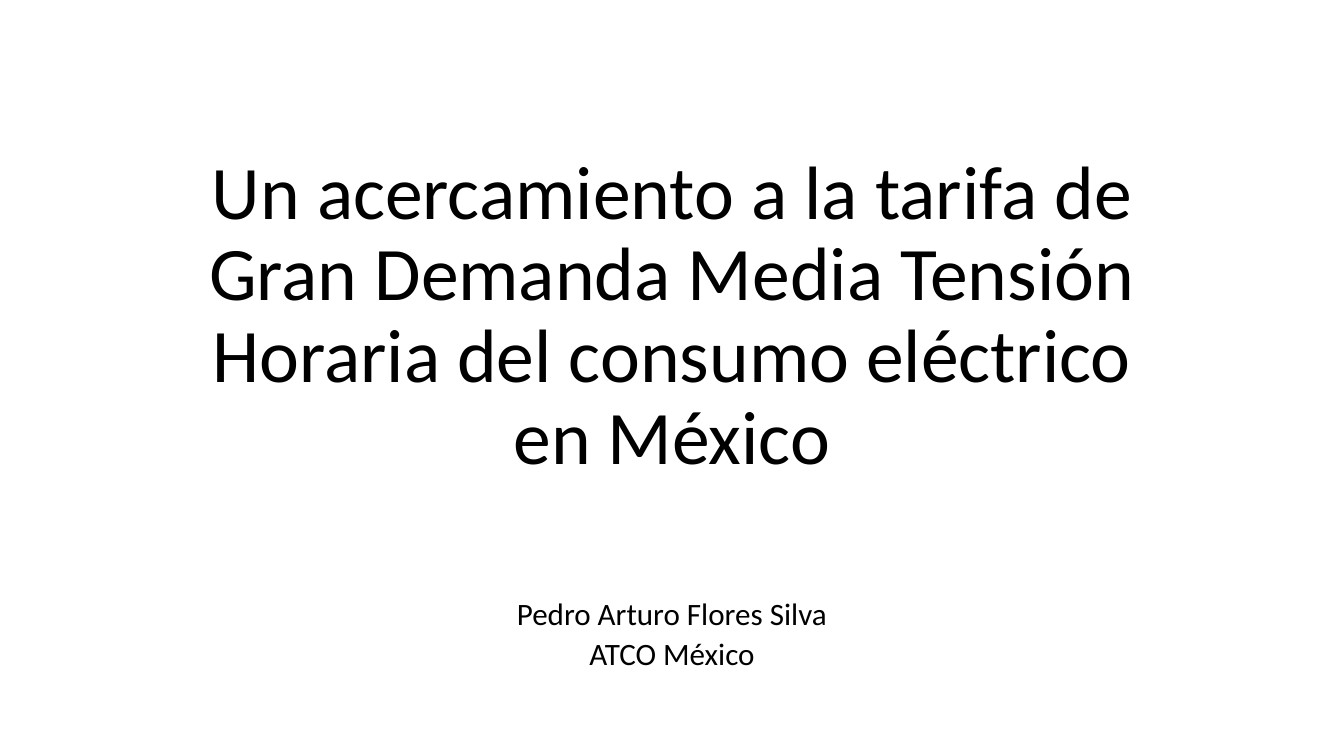
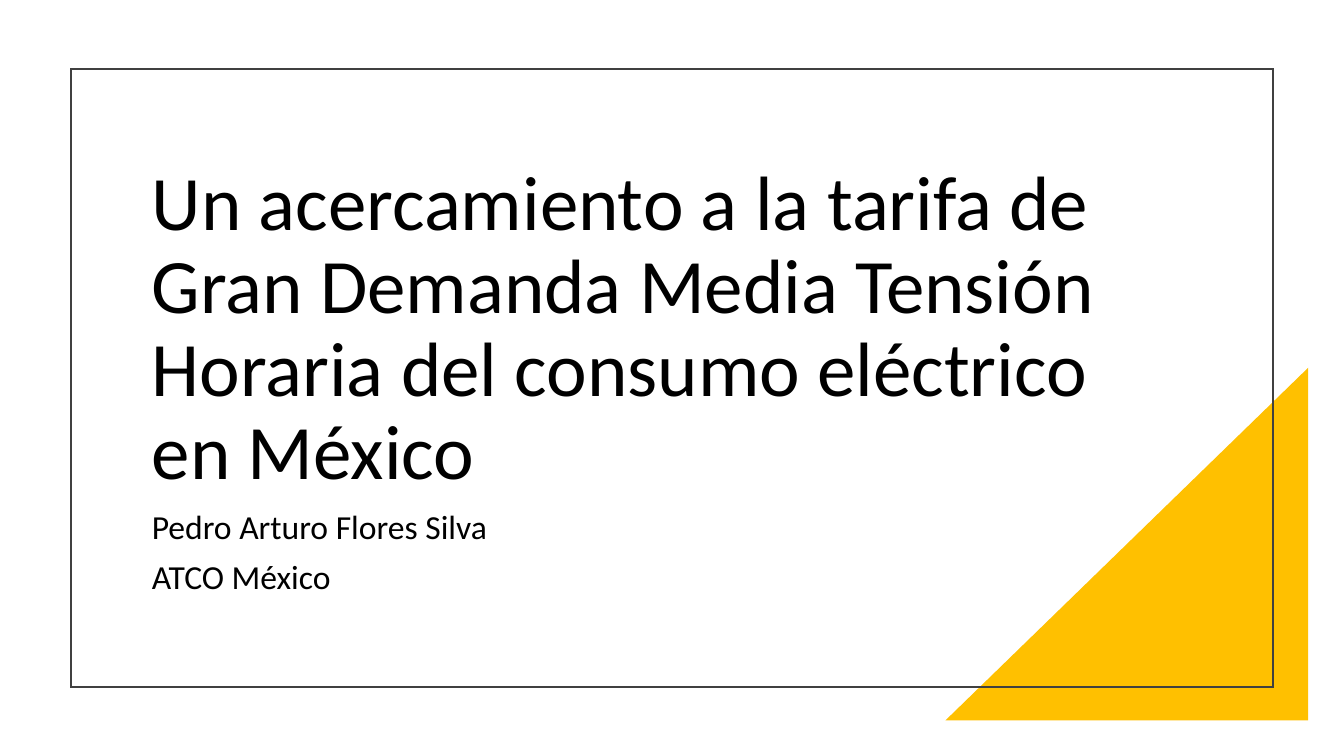
Before and after one commit to Pedri0/CFE_scraping_EDA, a slide deck: slide 1 of presentaciónEDA.pptx. Drawn at 1344x756 pixels with LibreOffice and Linux fonts; fonts in the diff are those of the drawing. Boxes give left, top, right and bottom in pixels: in the first picture for what was removed or moved away, otherwise in the second. Text is boxed around its words. In the diff, an @@ line names an element or a change of style, - is before the commit and + after.

```diff
--- a/presentaciónEDA.pptx
+++ b/presentaciónEDA.pptx
@@ rectangle added at bbox=[71, 69, 1273, 687], outline #404040 1.5 pt @@
@@ title "Un acercamiento a la tarifa ...": place and size @@
-title "Un acercamiento a la tarifa ..." at bbox=[209, 166, 1134, 465]
+title "Un acercamiento a la tarifa ..." at bbox=[152, 176, 1094, 480]
@@ title "Un acercamiento a la tarifa ..." at bbox=[152, 176, 1094, 480]: size 54 to 55 pt; alignment centre to left @@
@@ right triangle added at bbox=[946, 368, 1309, 721], fill #FFC000 @@
@@ subtitle "Pedro Arturo Flores Silva": place and size @@
-subtitle "Pedro Arturo Flores Silva" at bbox=[517, 603, 827, 666]
+subtitle "Pedro Arturo Flores Silva" at bbox=[152, 515, 487, 590]
@@ subtitle "Pedro Arturo Flores Silva" at bbox=[152, 515, 487, 590]: size 22.2 to 24 pt; alignment centre to left; line spacing 0.7 to 0.9 @@
```
Also in this commit, not shown: 18 other slides changed, 6 slides added, 1 other file.
